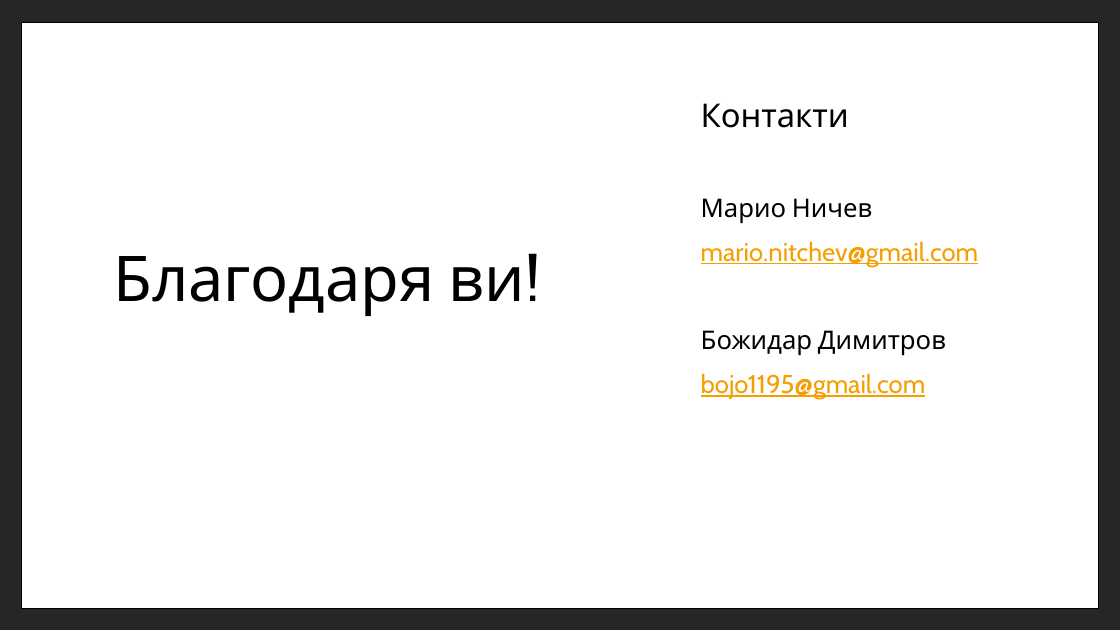
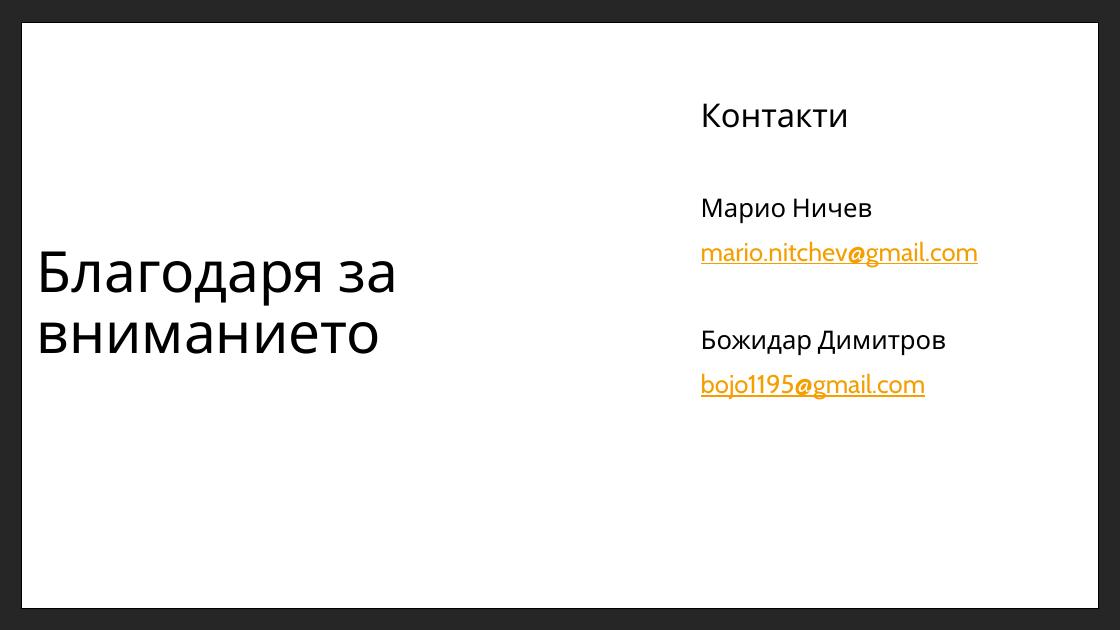
Before and after one commit to mnitchev/MathematicalModelling, a slide deck: slide 12 of MathematicalModelingOfEpidemology.pptx. Drawn at 1120x630 pixels with LibreOffice and Linux fonts; fonts in the diff are those of the drawing. Boxes give left, top, right and bottom in pixels: in the first picture for what was removed or moved away, otherwise in the second. Text is boxed around its words. In the diff, an @@ line names an element or a change of style, - is before the commit and + after.

Commit message:
Eddited last slide of presentation. Added pdf.

```diff
--- a/MathematicalModelingOfEpidemology.pptx
+++ b/MathematicalModelingOfEpidemology.pptx
@@ title at (x1=37, y1=251, x2=398, y2=354): text changed; size 54 to 48.6 pt @@
-Благодаря ви!
+Благодаря за вниманието
```
Also in this commit, not shown: 1 other file.
